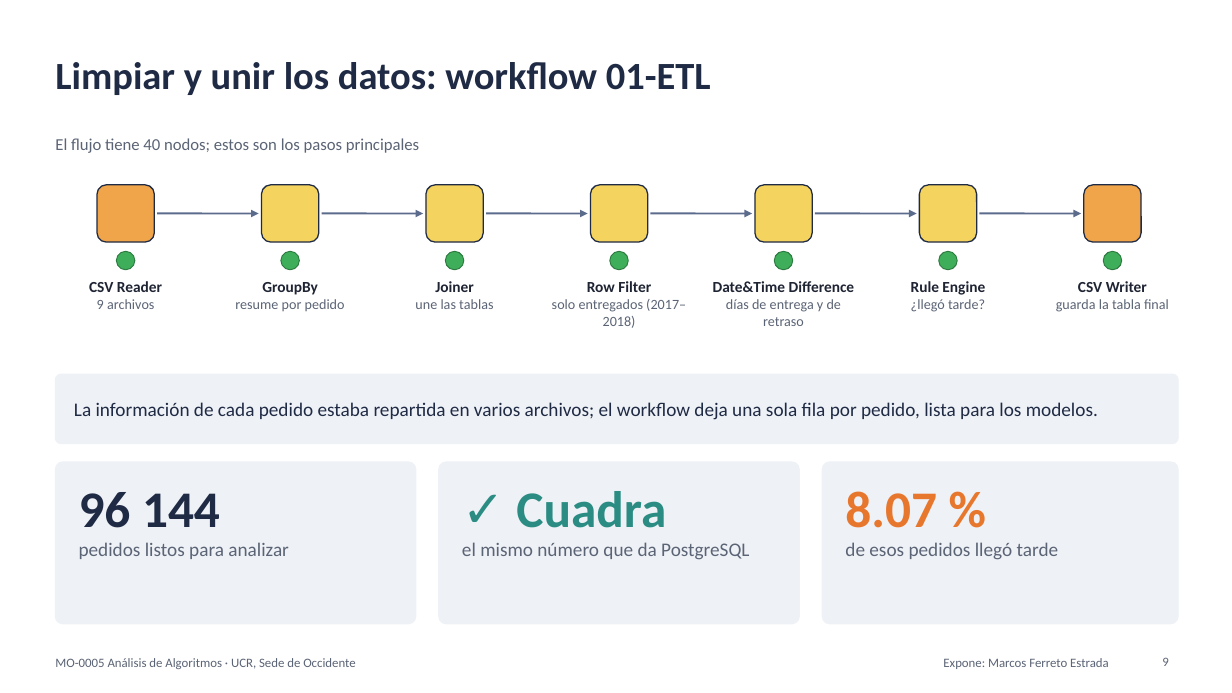
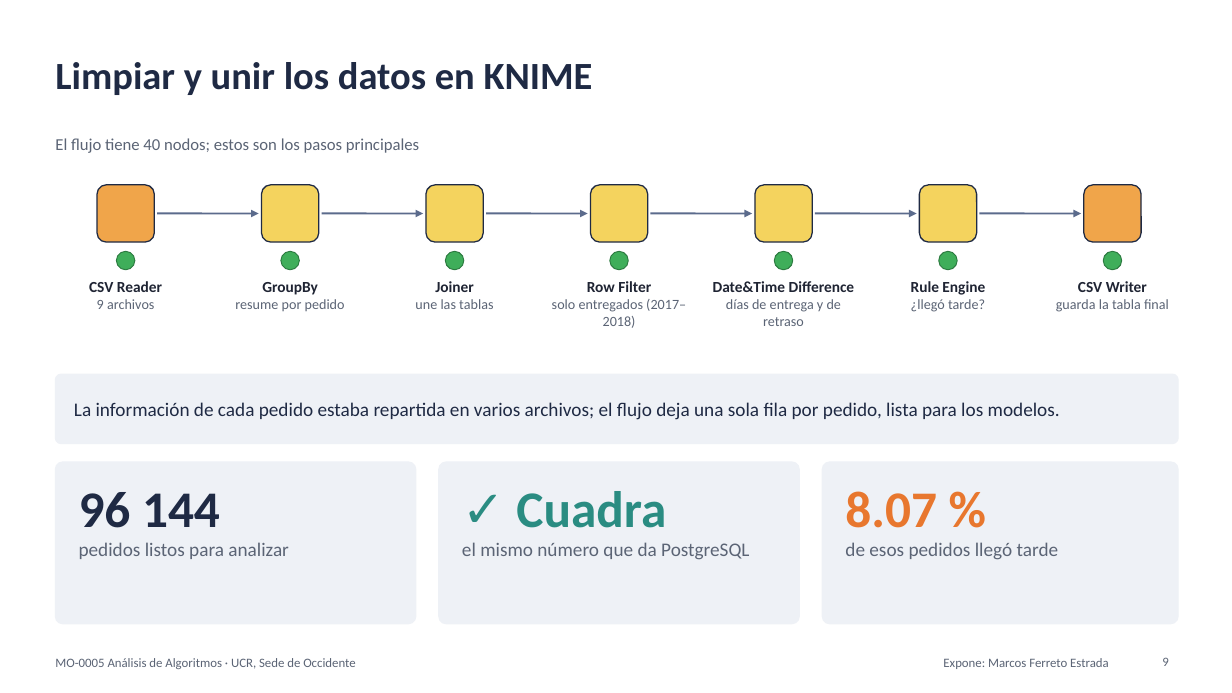
Before and after one commit to FerretoDev/mo0005-ecommerce-ml, a slide deck: slide 9 of presentacion/presentacion.pptx. Drawn at 1232x693 pixels with LibreOffice and Linux fonts; fonts in the diff are those of the drawing. Boxes give left, top, right and bottom in pixels: in the first picture for what was removed or moved away, otherwise in the second. Text is boxed around its words. In the diff, an @@ line names an element or a change of style, - is before the commit and + after.

```diff
--- a/presentacion/presentacion.pptx
+++ b/presentacion/presentacion.pptx
@@ title at [55, 62, 593, 95]: text changed @@
-Limpiar y unir los datos: workflow 01-ETL
+Limpiar y unir los datos en KNIME
@@ text at [74, 402, 1060, 420]: text changed @@
-La información de cada pedido estaba repartida en varios archivos; el workflow deja una sola fila por pedido, lista para los modelos.
+La información de cada pedido estaba repartida en varios archivos; el flujo deja una sola fila por pedido, lista para los modelos.
```
Also in this commit, not shown: 2 other slides changed, 3 other files.
